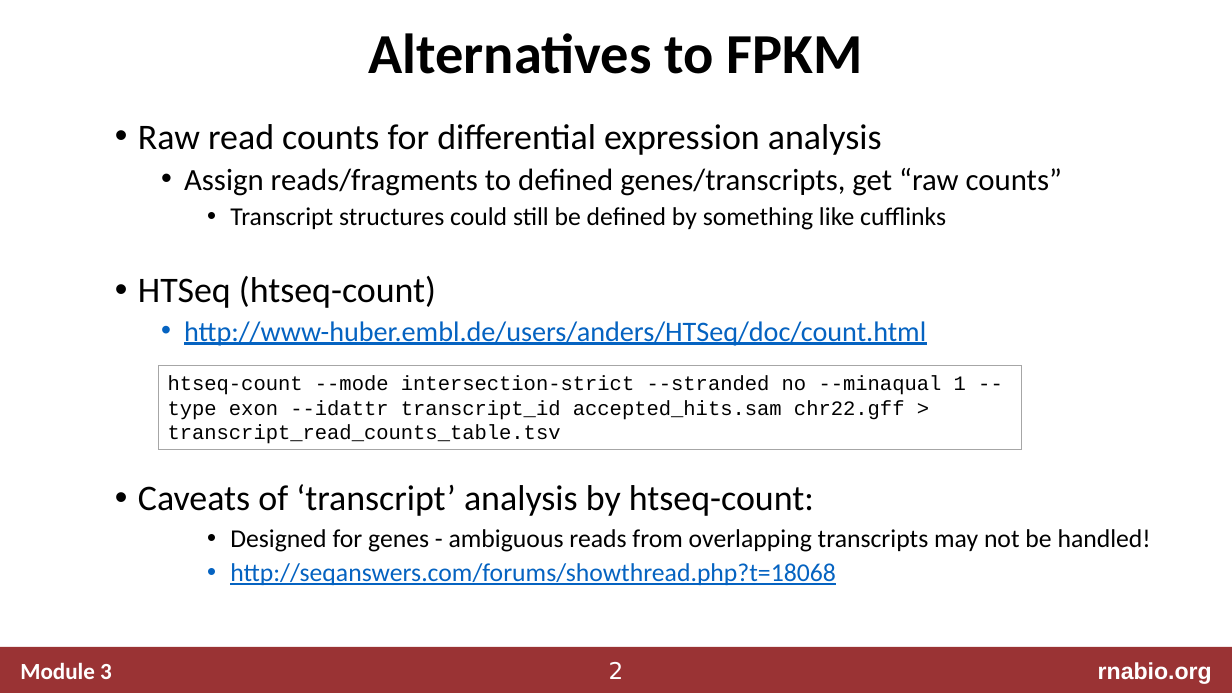
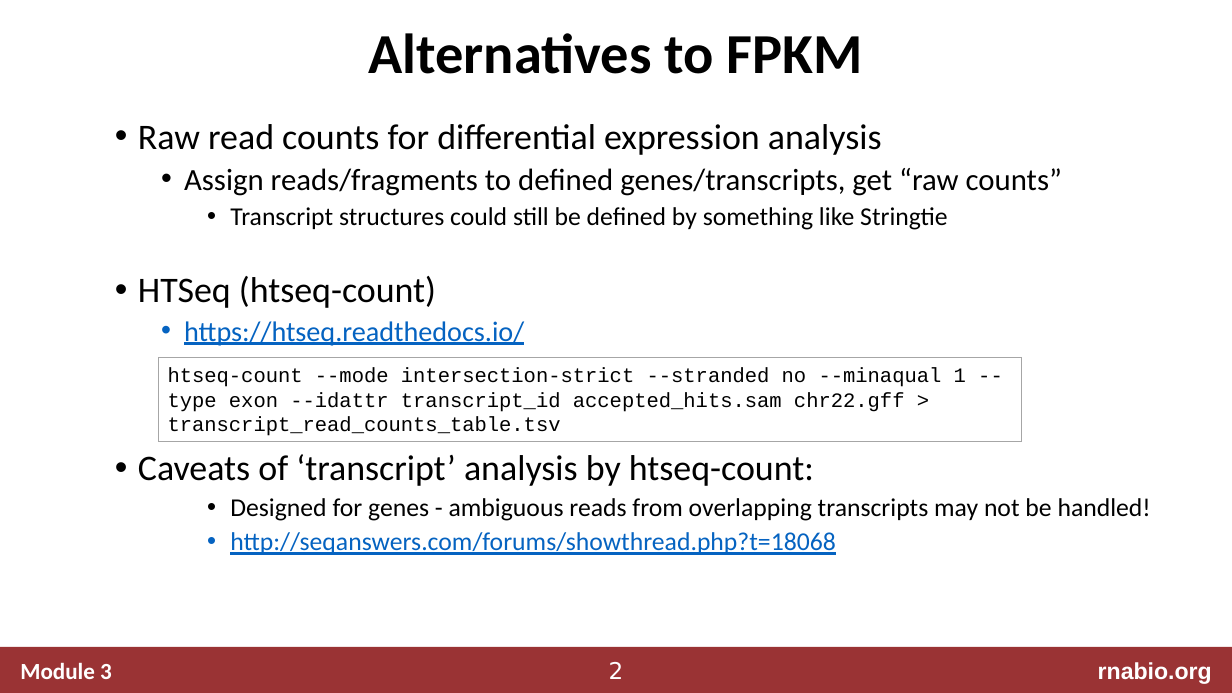
Before and after one commit to griffithlab/rnabio.org, a slide deck: slide 2 of assets/lectures/cshl/2020/mini/RNASeq_MiniLecture_03_02_HTSEQ.pptx. Drawn at 1232x693 pixels with LibreOffice and Linux fonts; fonts in the diff are those of the drawing. Boxes give left, top, right and bottom in pixels: in the first picture for what was removed or moved away, otherwise in the second. Text is boxed around its words. In the diff, an @@ line names an element or a change of style, - is before the commit and + after.

```diff
--- a/assets/lectures/cshl/2020/mini/RNASeq_MiniLecture_03_02_HTSEQ.pptx
+++ b/assets/lectures/cshl/2020/mini/RNASeq_MiniLecture_03_02_HTSEQ.pptx
@@ text at box(230, 207, 948, 230): text changed @@
-    • Transcript structures could still be defined by something like cufflinks
+    • Transcript structures could still be defined by something like Stringtie
@@ text at box(184, 321, 524, 346): text changed @@
-  • http://www-huber.embl.de/users/anders/HTSeq/doc/count.html
+  • https://htseq.readthedocs.io/
@@ rectangle "htseq-count --mode intersection-strict --stranded no ...": place and size @@
-rectangle "htseq-count --mode intersection-strict --stranded no ..." at box(158, 366, 1021, 450)
+rectangle "htseq-count --mode intersection-strict --stranded no ..." at box(158, 358, 1021, 442)
```
Also in this commit, not shown: 1 other slide changed, 7 other files.
